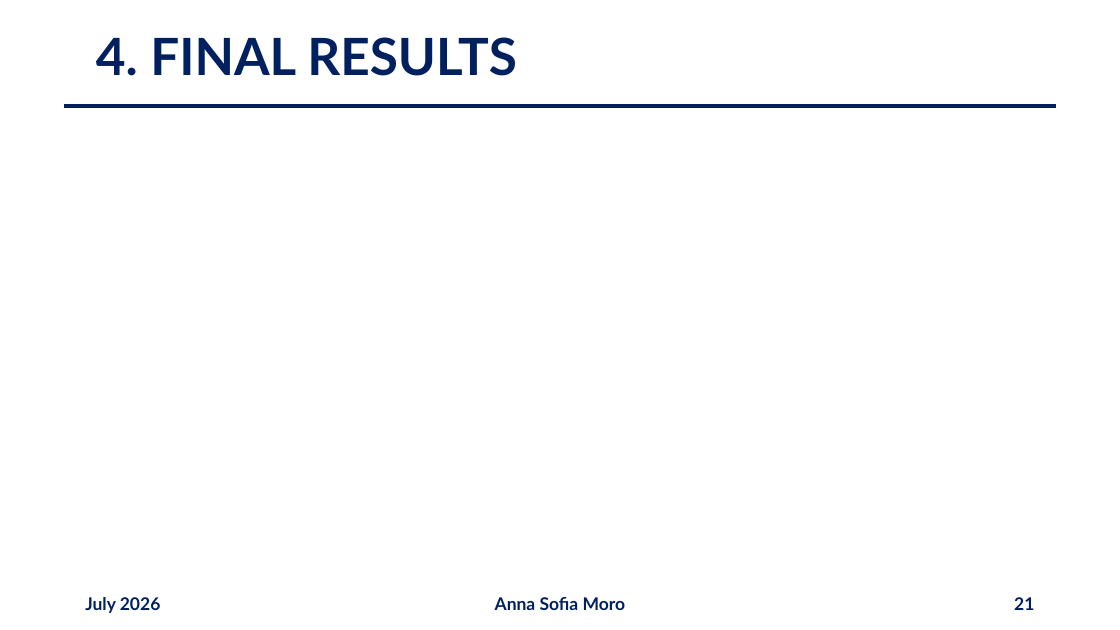
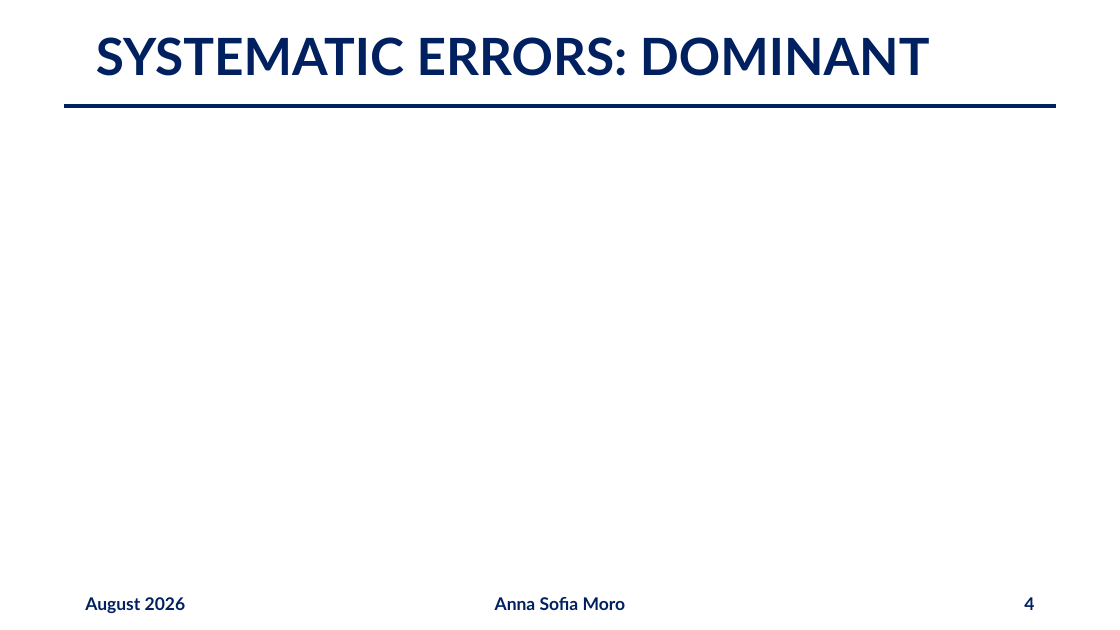
Before and after one commit to annaasofia/tesi, a slide deck: slide 4 of slides/week6.pptx (slide 21 before the commit). Drawn at 1120x630 pixels with LibreOffice and Linux fonts; fonts in the diff are those of the drawing; grey boxes stand for pictures. Boxes give left, top, right and bottom in pixels: in the first picture for what was removed or moved away, otherwise in the second. Text is boxed around its words. In the diff, an @@ line names an element or a change of style, - is before the commit and + after.

```diff
--- a/slides/week6.pptx
+++ b/slides/week6.pptx
@@ title at [96, 37, 930, 76]: text changed @@
-4. FINAL RESULTS
+SYSTEMATIC ERRORS: DOMINANT
@@ text at [85, 597, 186, 613]: text changed @@
-July 2026
+August 2026
@@ page number at [1024, 597, 1034, 610]: text changed @@
-21
+4
```
Also in this commit, not shown: 7 other slides changed, 1 slide added, 21 slides removed, 2 other files.
